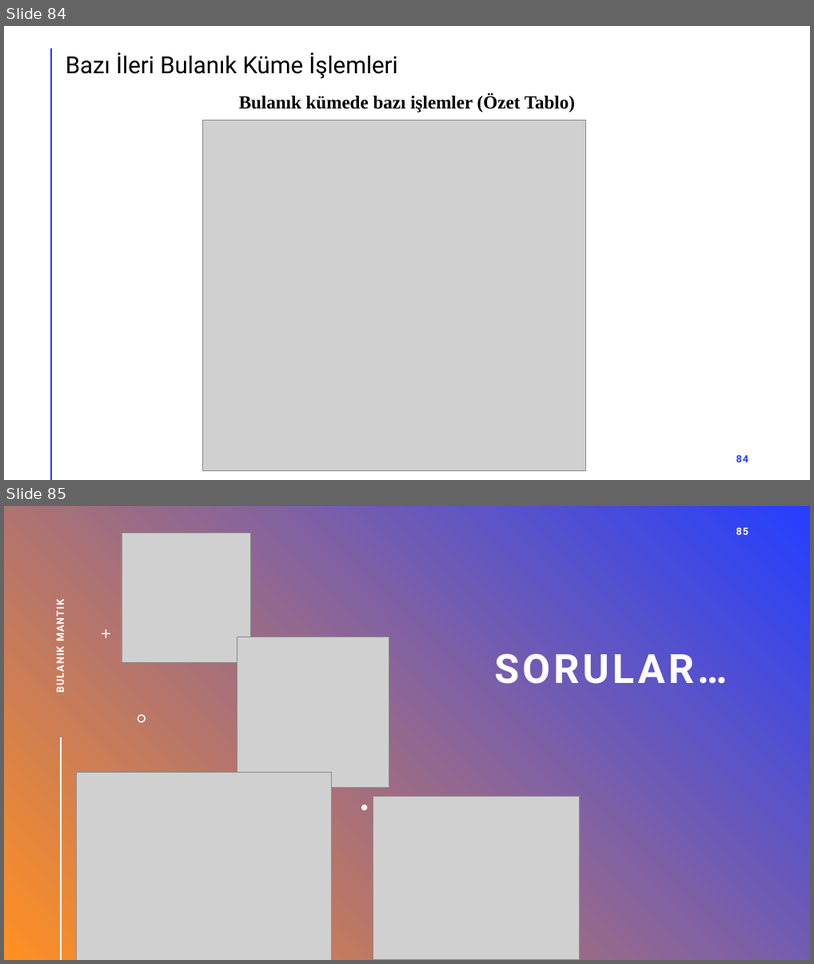
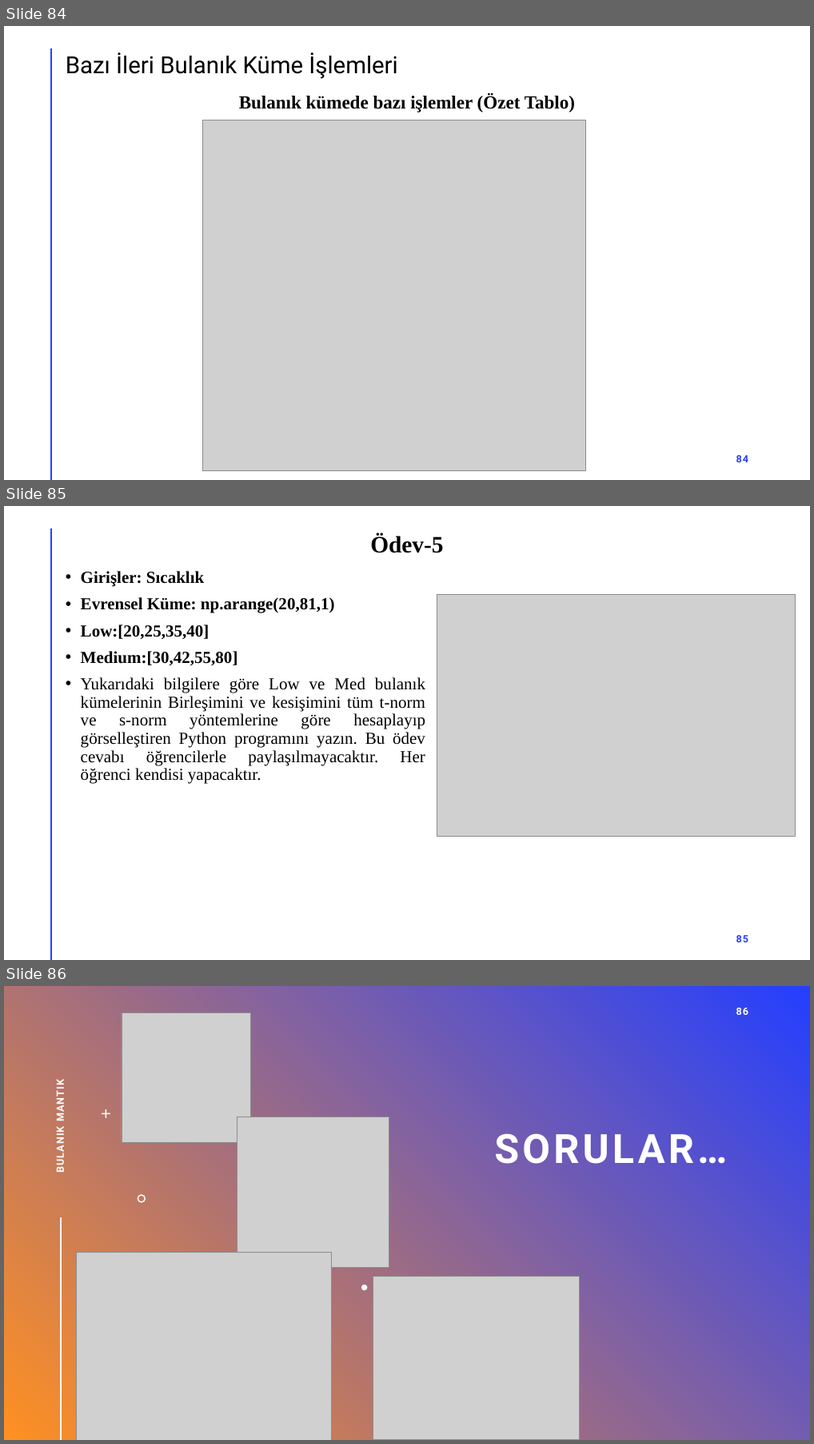
Before and after one commit to akaraci/Bulanik_Mantik, a slide deck: Hafta-2.pptx. Shown one above the other, each under a label of ours: slides 84 and 85 before the commit, slides 84, 85 and 86 after it. The pictures are 814x964 and 814x1444 pixels, drawn with LibreOffice and Linux fonts; fonts in the diff are those of the drawing; grey boxes stand for pictures. Boxes give left, top, right and bottom in pixels: in the first picture for what was removed or moved away, otherwise in the second. Text is boxed around its words. In the diff, an @@ line names an element or a change of style, - is before the commit and + after.

```diff
--- a/Hafta-2.pptx
+++ b/Hafta-2.pptx
@@ slide 85 added at bbox=[4, 506, 810, 960], background #FFFFFF; not listed: 1 template element that a slide beside it also shows @@
@@ title added at bbox=[370, 534, 443, 553], 28 pt, text #000000, bold @@
+  Ödev-5
@@ text added at bbox=[81, 571, 426, 784], 20 pt, text #000000 @@
+• Girişler: Sıcaklık
+• Evrensel Küme: np.arange(20,81,1)
+• Low:[20,25,35,40]
+• Medium:[30,42,55,80]
+• Yukarıdaki bilgilere göre Low ve Med bulanık kümelerinin Birleşimini ve kesişimini tüm t-norm ve s-norm yöntemlerine göre hesaplayıp görselleştiren Python programını yazın. Bu ödev cevabı öğrencilerle paylaşılmayacaktır. Her öğrenci kendisi yapacaktır.
@@ picture added at bbox=[437, 594, 796, 836] @@
@@ page number added at bbox=[737, 935, 749, 942], 12 pt, text #243FFF, bold @@
+85
@@ what was slide 85 is now slide 86 @@
```
Also in this commit, not shown: 17 slides changed.
